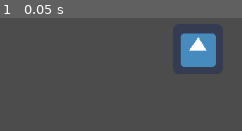
Above: before the commit, frame 1.
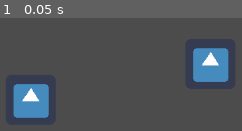
Above: after the commit, the same moment.

Repository: gomore10/miniGodotGame
Game: Godot game, scene res://World.tscn
Two runs of this game, one before a commit and one after it. Both use one fixed random seed, a clock stepped at 60 frames per second and the inputs below. The project has no main scene, so this scene is started directly. The engine's default icon, where the game draws it, is replaced by a stand-in: a white triangle on a blue panel in a dark square.
Inputs:
- Up to frame 1 (0.05 s): no input

The runs differ from the first frame. In frame 1, 11% of the frame differs, in the area x 5-95%, y 13-89%.

Commit message:
Nice
I duplicated the icon making it twice as good, big profit

Diff:
--- a/World.tscn
+++ b/World.tscn
@@ -5,5 +5,9 @@
 [node name="World" type="Node2D"]
 
 [node name="Sprite" type="Sprite" parent="."]
-position = Vector2( 357, 136 )
+position = Vector2( 373, 155 )
 texture = ExtResource( 1 )
+
+[node name="Sprite2" type="Sprite" parent="."]
+position = Vector2( 143, 201 )
+texture = ExtResource( 1 )
--- a/project.godot
+++ b/project.godot
@@ -10,7 +10,6 @@
 
 _global_script_classes=[  ]
 _global_script_class_icons={
-
 }
 
 [application]
